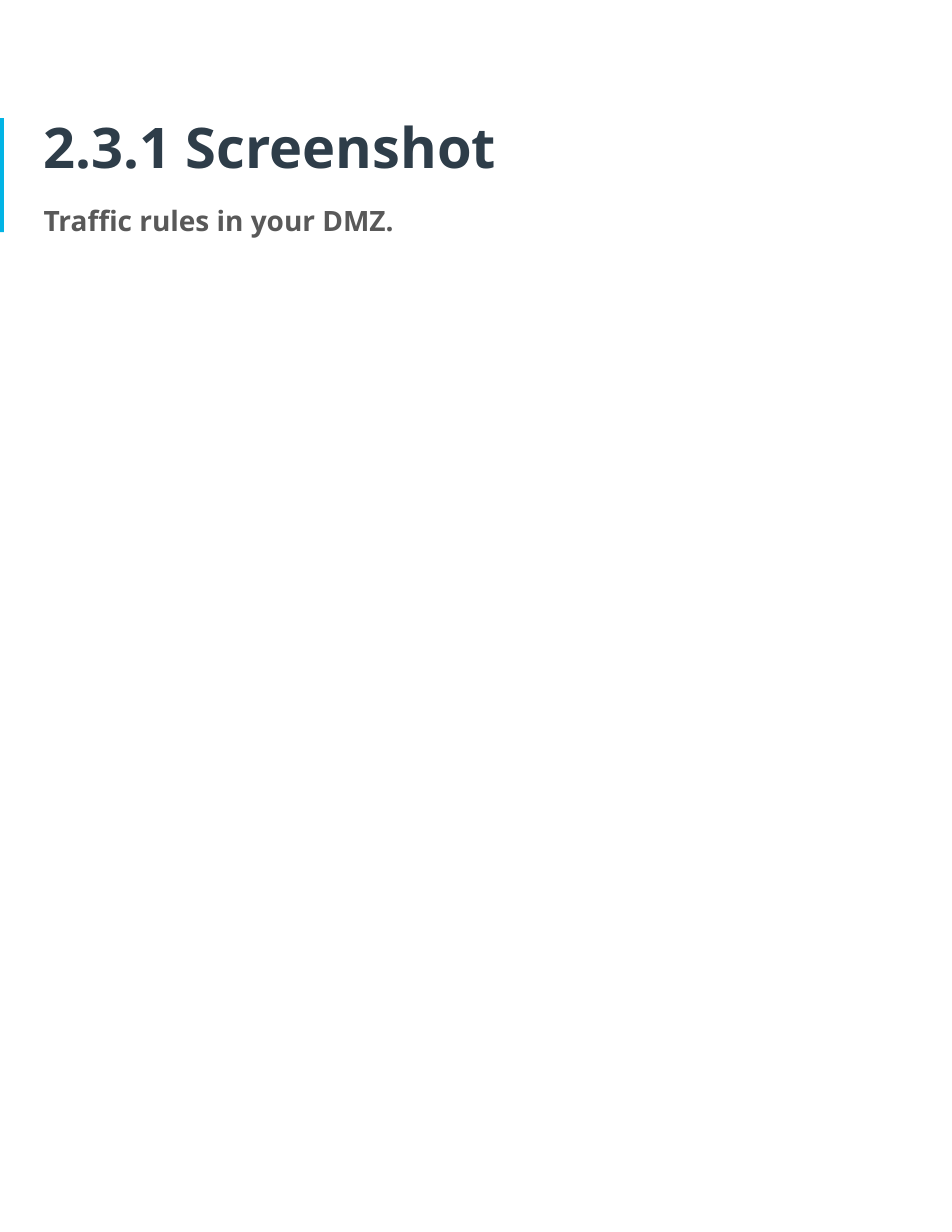
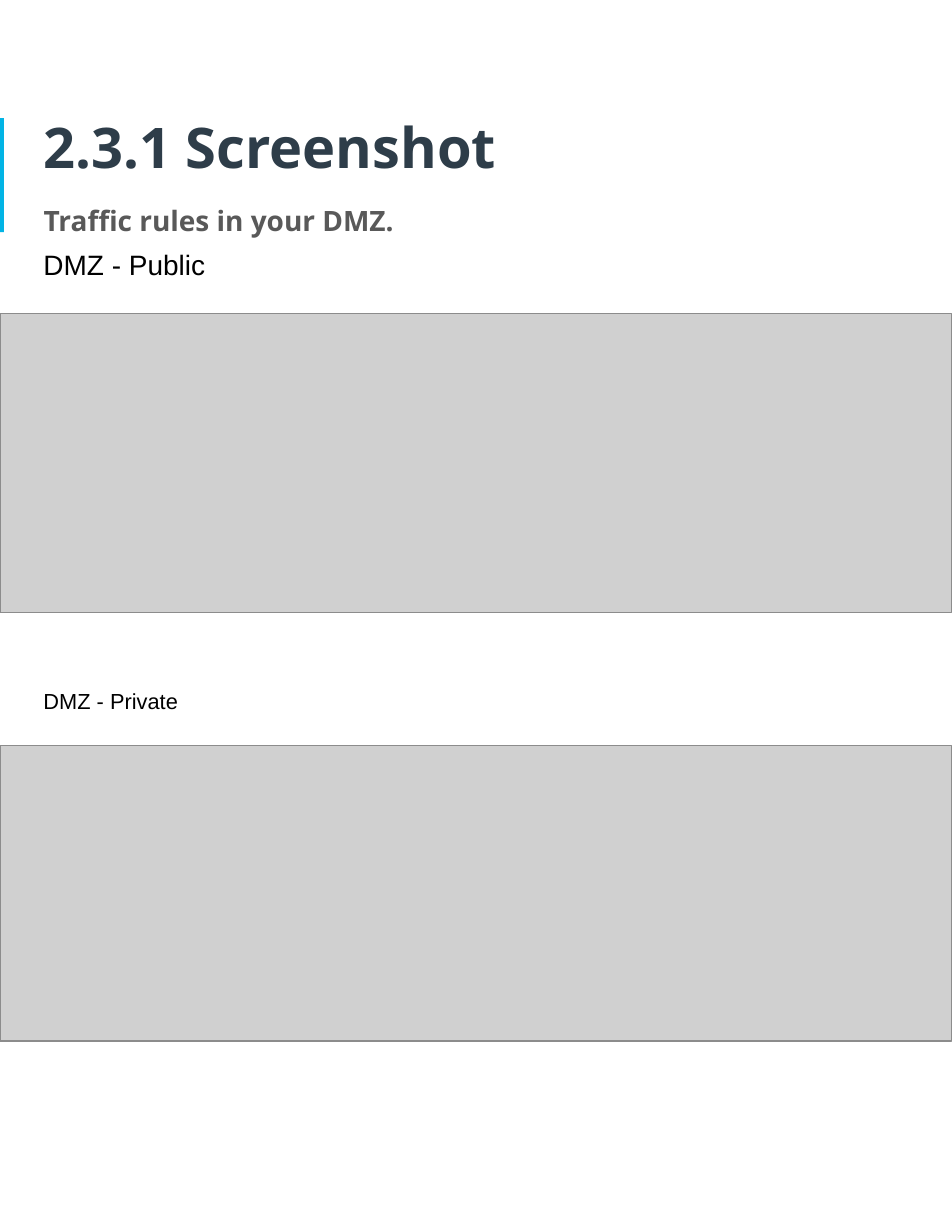
Before and after one commit to osman-software-engineer/enterprise-perimeter-and-network-security, a slide deck: slide 14 of phase-1/CyberSecurity Implementation Plan.pptx. Drawn at 952x1232 pixels with LibreOffice and Linux fonts; fonts in the diff are those of the drawing; grey boxes stand for pictures. Boxes give left, top, right and bottom in pixels: in the first picture for what was removed or moved away, otherwise in the second. Text is boxed around its words. In the diff, an @@ line names an element or a change of style, - is before the commit and + after.

```diff
--- a/phase-1/CyberSecurity Implementation Plan.pptx
+++ b/phase-1/CyberSecurity Implementation Plan.pptx
@@ text added at bbox=[43, 254, 205, 276], 18 pt, text #000000 @@
+DMZ - Public
@@ picture added at bbox=[0, 314, 952, 613] @@
@@ text added at bbox=[43, 693, 178, 710], 14 pt, text #000000 @@
+DMZ - Private
@@ picture added at bbox=[0, 746, 952, 1042] @@
```
Also in this commit, not shown: 9 other slides changed.
